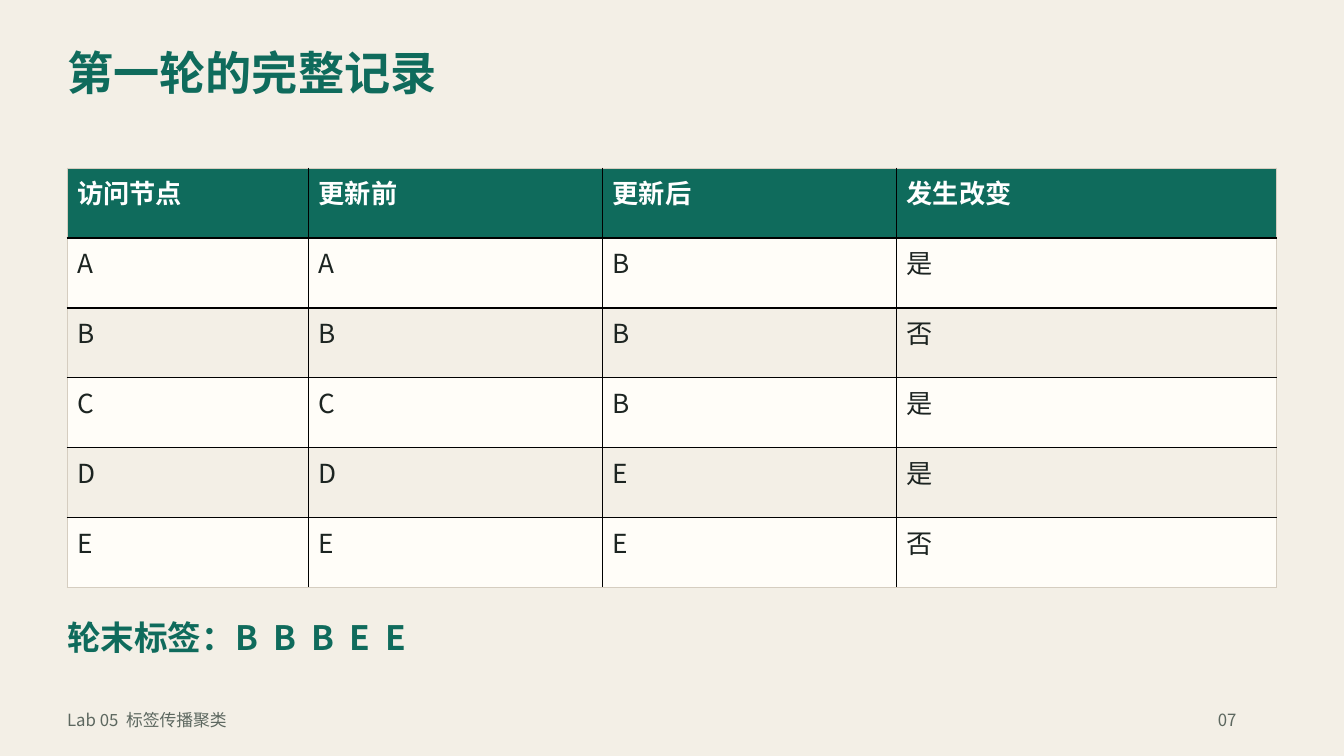
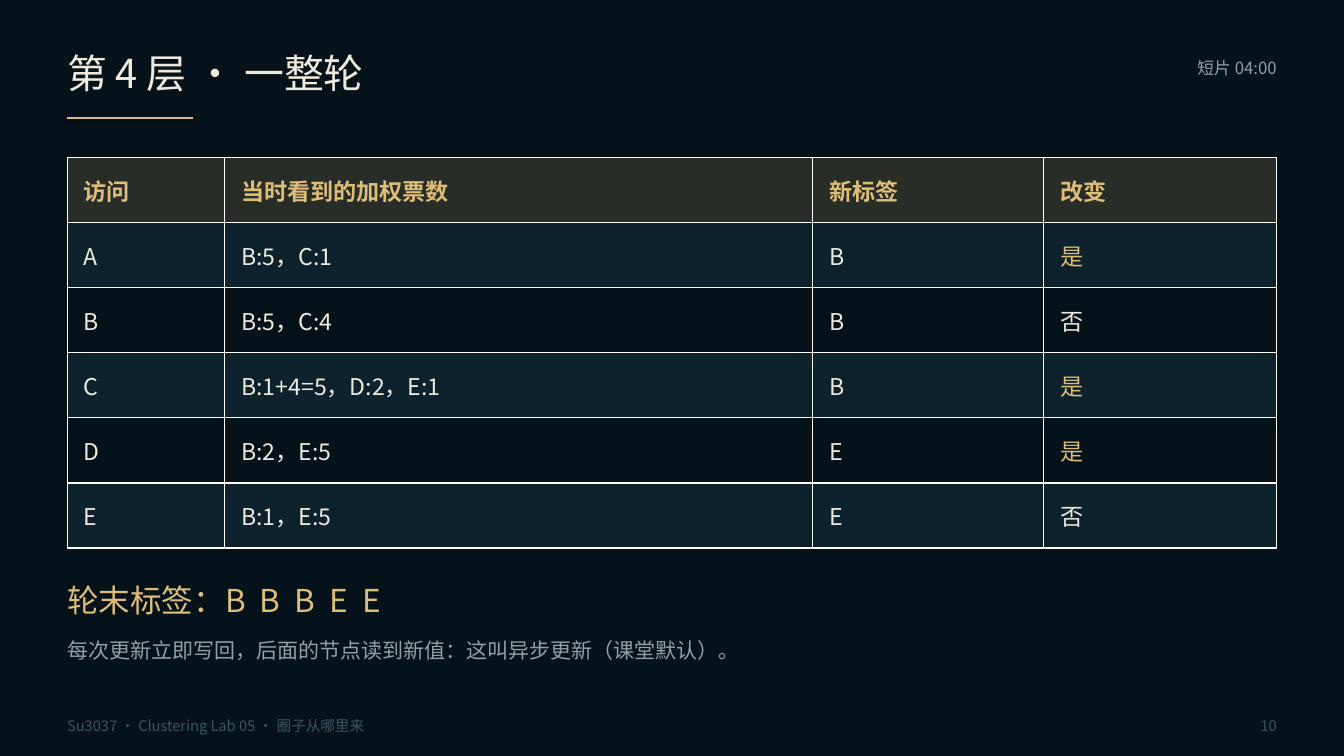
Before and after one commit to Su3037/clustering-lab5-label-propagation, a slide deck: slide 10 of site/downloads/label-propagation.pptx (slide 7 before the commit). Drawn at 1344x756 pixels with LibreOffice and Linux fonts; fonts in the diff are those of the drawing. Boxes give left, top, right and bottom in pixels: in the first picture for what was removed or moved away, otherwise in the second. Text is boxed around its words. In the diff, an @@ line names an element or a change of style, - is before the commit and + after.

```diff
--- a/site/downloads/label-propagation.pptx
+++ b/site/downloads/label-propagation.pptx
@@ background #F3EFE6 to #061219 @@
@@ text at (x1=67, y1=54, x2=363, y2=92): text changed; size 33 to 28.5 pt; text colour #0F6B5C to #EEEADD; bold off @@
-第一轮的完整记录
+第 4 层 · 一整轮
@@ text added at (x1=1197, y1=60, x2=1277, y2=75), 12 pt, text #8FA3A3 @@
+短片 04:00
@@ line added from (68, 118) to (194, 118), #DDBD78 1.5 pt @@
@@ table at (x1=68, y1=157, x2=1276, y2=548) @@
-row 1: 访问节点 | 更新前 | 更新后 | 发生改变
+row 1: 访问 | 当时看到的加权票数 | 新标签 | 改变
-row 2, column 2: A
+row 2, column 2: B:5，C:1
-row 3, column 2: B
+row 3, column 2: B:5，C:4
-row 4, column 2: C
+row 4, column 2: B:1+4=5，D:2，E:1
-row 5, column 2: D
+row 5, column 2: B:2，E:5
-row 6, column 2: E
+row 6, column 2: B:1，E:5
@@ fill #0F6B5C to #282D28 in row 1 @@
@@ fill #FFFDF8 to #0D222C in 12 cells @@
@@ fill #F3EFE6 to #061219 in 8 cells @@
@@ size 18.8 to 16.5 pt in "A", "B", "是", "B" and 11 more places @@
@@ text colour #1C2421 to #EEEADD in "A", "B", "B", "B" and 8 more places @@
@@ text colour #1C2421 to #DDBD78 in "是", "是", "是" @@
@@ line spacing 1 to 1.02 @@
@@ borders changed @@
@@ table resized from (x1=68, y1=168, x2=1278, y2=589) to (x1=68, y1=157, x2=1276, y2=548) @@
@@ text "轮末标签：B B B E E" moved from (x1=67, y1=621, x2=406, y2=653) to (x1=67, y1=585, x2=381, y2=615) @@
@@ text "轮末标签：B B B E E" at (x1=67, y1=585, x2=381, y2=615): size 24 to 22.5 pt, text colour #0F6B5C to #DDBD78, bold off; line spacing 1 to 1.15 @@
@@ text added at (x1=67, y1=640, x2=739, y2=660), 15 pt, text #8FA3A3 @@
+每次更新立即写回，后面的节点读到新值：这叫异步更新（课堂默认）。
@@ text removed at (x1=67, y1=712, x2=227, y2=728) @@
-Lab 05 标签传播聚类
@@ text added at (x1=67, y1=719, x2=365, y2=735), 10.5 pt, text #3B5560 @@
+Su3037 · Clustering Lab 05 · 圈子从哪里来
@@ text removed at (x1=1218, y1=713, x2=1237, y2=726) @@
-07
@@ text added at (x1=1261, y1=720, x2=1277, y2=731), 10.5 pt, text #3B5560 @@
+10
```
Also in this commit, not shown: 17 slides added, 15 slides removed, 45 other files.
